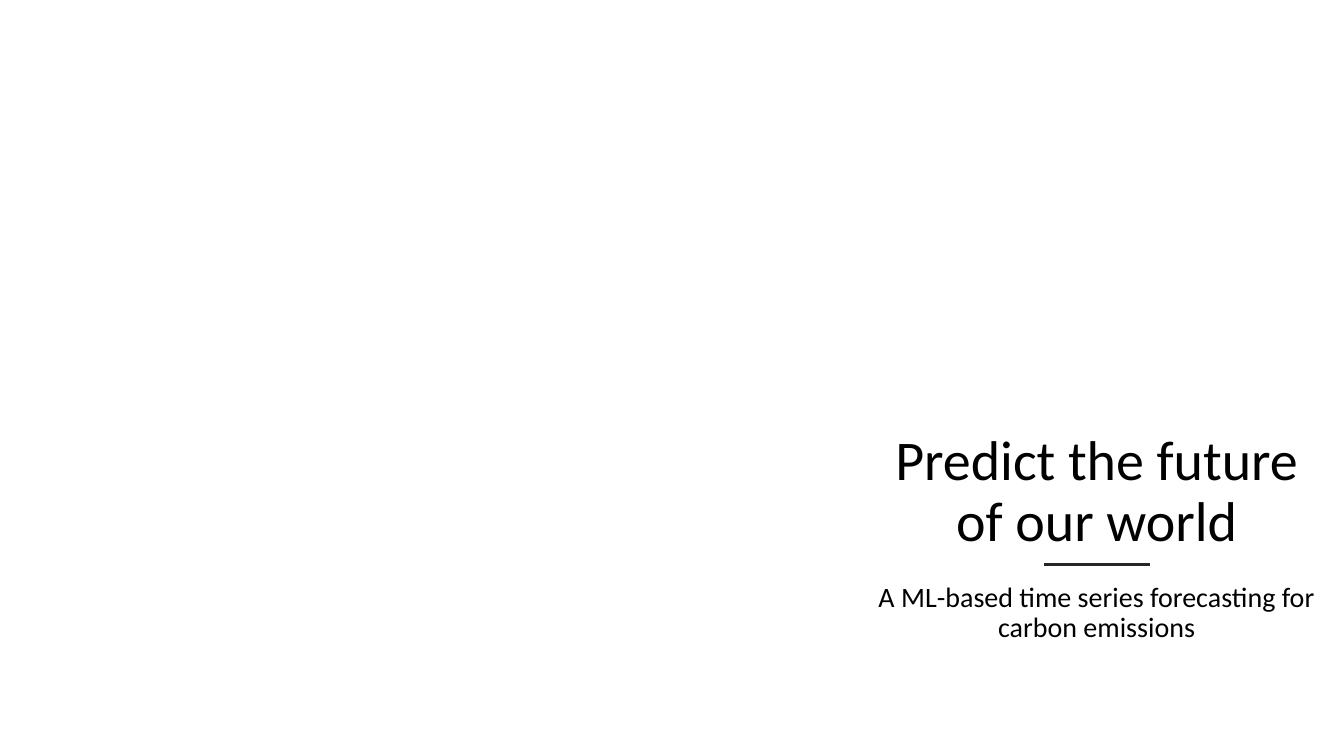
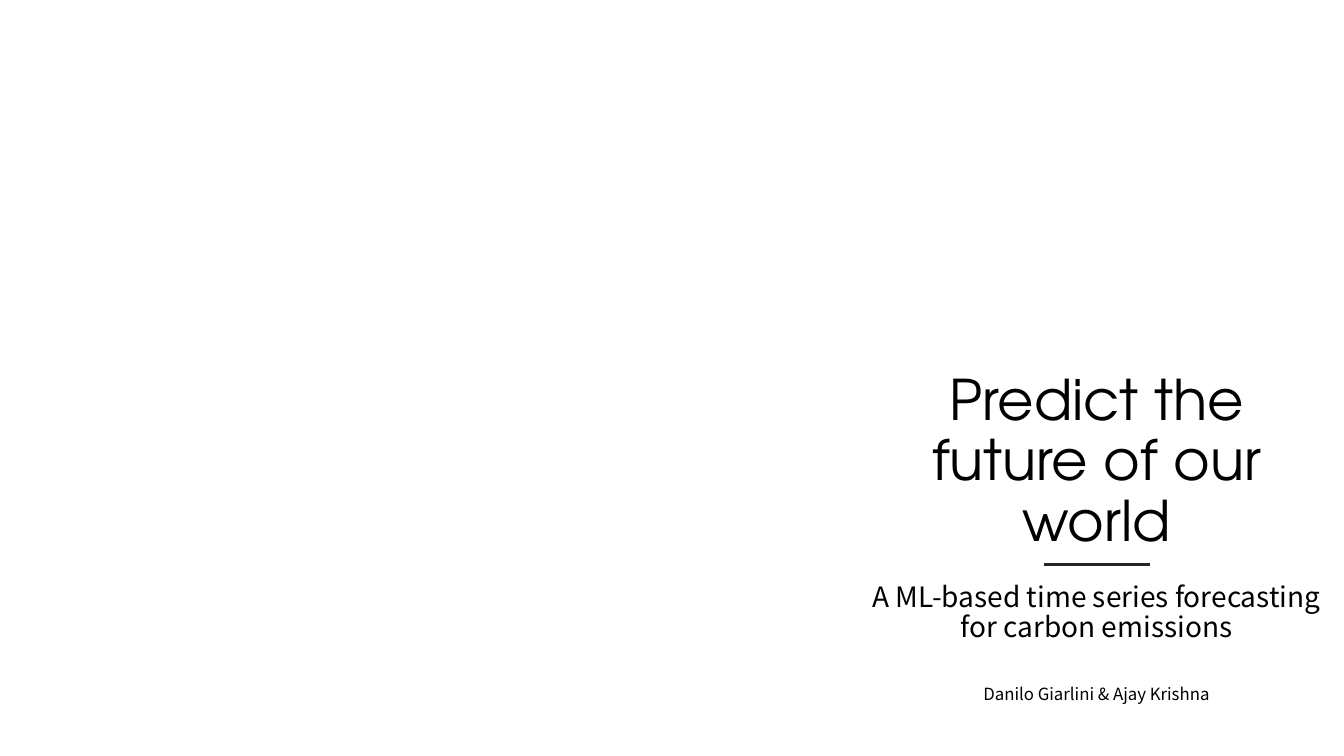
Before and after one commit to danilogiarlini/Global-CO2-Emission-Forecasting, a slide deck: slide 1 of Visualization/GlobalCO2Emission.pptx. Drawn at 1344x756 pixels with LibreOffice and Linux fonts; fonts in the diff are those of the drawing; background and template pictures are left out. Boxes give left, top, right and bottom in pixels: in the first picture for what was removed or moved away, otherwise in the second. Text is boxed around its words. In the diff, an @@ line names an element or a change of style, - is before the commit and + after.

```diff
--- a/Visualization/GlobalCO2Emission.pptx
+++ b/Visualization/GlobalCO2Emission.pptx
@@ title "Predict the future of our ..." at <box>932,378,1260,566</box>: font Calibri to TeX Gyre Adventor @@
@@ subtitle "A ML-based time series forecasting ..." at <box>873,584,1320,638</box>: font Calibri to Noto Sans CJK SC @@
@@ text added at <box>983,686,1210,704</box>, 12 pt, text #000000 @@
+Danilo Giarlini & Ajay Krishna
```
Also in this commit, not shown: 13 other slides changed.
